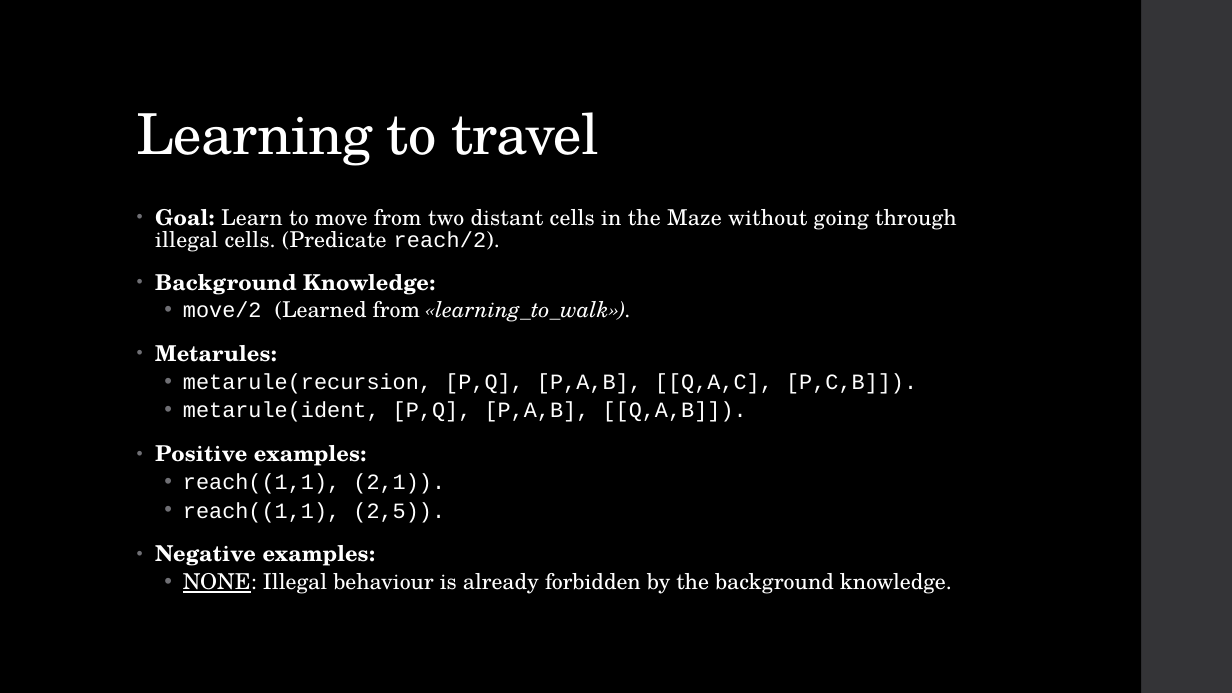
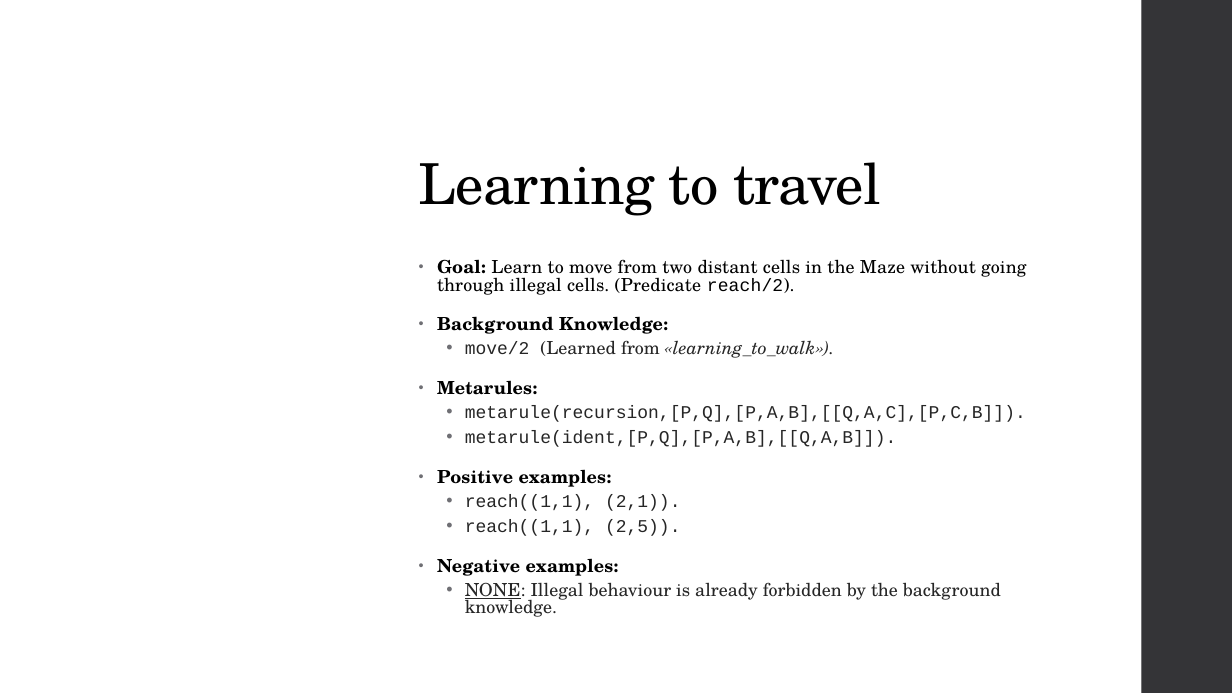
Before and after one commit to Alex-Dell1/ATAI_Maze_Project, a slide deck: slide 10 of ATAI_Presentation.pptx (slide 9 before the commit). Drawn at 1232x693 pixels with LibreOffice and Linux fonts; fonts in the diff are those of the drawing; background and template pictures are left out; a plain dark background stands for a picture behind light text. Boxes give left, top, right and bottom in pixels: in the first picture for what was removed or moved away, otherwise in the second. Text is boxed around its words. In the diff, an @@ line names an element or a change of style, - is before the commit and + after.

```diff
--- a/ATAI_Presentation.pptx
+++ b/ATAI_Presentation.pptx
@@ rectangle: place and size @@
-rectangle at (0, 0, 1141, 693)
+rectangle at (360, 0, 1141, 693)
@@ rectangle at (360, 0, 1141, 693): fill #000000 to #FFFFFF at 91% opacity @@
@@ title "Learning to travel": place and size @@
-title "Learning to travel" at (137, 112, 599, 166)
+title "Learning to travel" at (419, 162, 881, 216)
@@ title "Learning to travel" at (419, 162, 881, 216): text colour #FFFFFF to #000000 @@
@@ text "Goal: Learn to move from ...": place and size @@
-text "Goal: Learn to move from ..." at (155, 209, 957, 594)
+text "Goal: Learn to move from ..." at (437, 259, 1027, 617)
@@ text at (437, 259, 1027, 617): size 17 to 14 pt in "Goal: Learn to move from two distant ...", "Background Knowledge:", "move/2 (Learned from «learning_to_walk»).", "Metarules:" and 5 more places; text colour #FFFFFF to #000000 in "Goal: Learn to move from two distant ...", "Background Knowledge:", "Metarules:", "Positive examples:" and 1 more places; text colour #FFFFFF to #262626 in "move/2 (Learned from «learning_to_walk»).", "reach((1,1), (2,1)).", "reach((1,1), (2,5)).", "NONE: Illegal behaviour is already forbidden by ..." @@
@@ text at (465, 406, 1026, 447): text changed; size 17 to 14 pt; text colour #FFFFFF to #262626 @@
-  • metarule(recursion, [P,Q], [P,A,B], [[Q,A,C], [P,C,B]]).
-  • metarule(ident, [P,Q], [P,A,B], [[Q,A,B]]).
+  • metarule(recursion,[P,Q],[P,A,B],[[Q,A,C],[P,C,B]]).
+  • metarule(ident,[P,Q],[P,A,B],[[Q,A,B]]).
```
Also in this commit, not shown: 7 other slides changed, 1 slide added, 1 other file.
